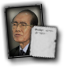
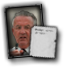
Revision of a layered (65, 67) image; what changed, layer by layer:
renamed "레이어 7" to "레이어 9", painted on it over [7, 9, 41, 57]
